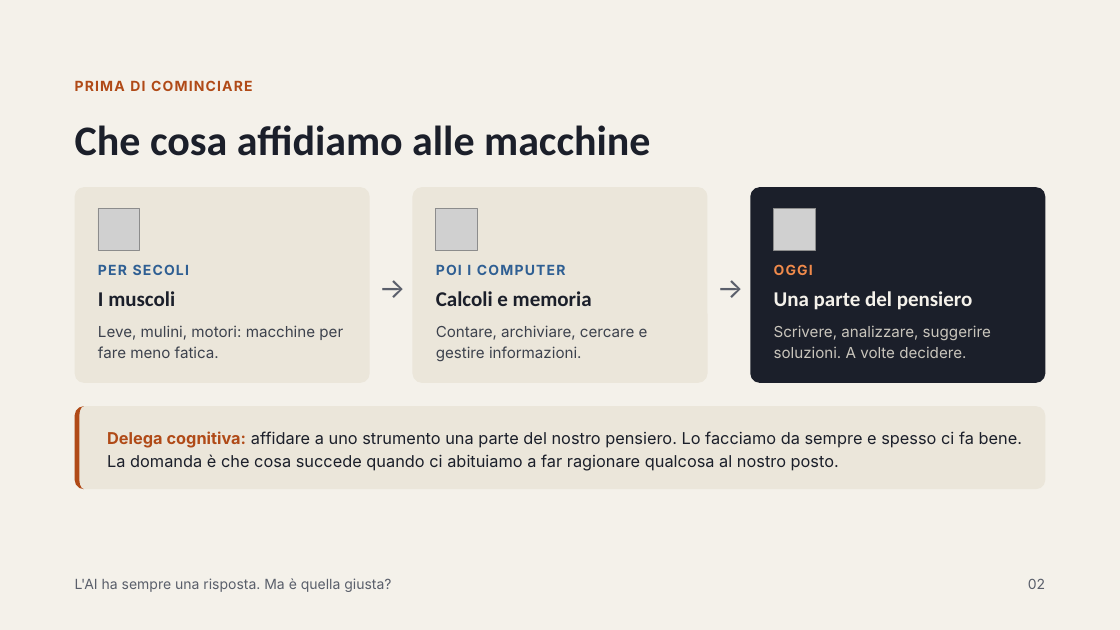
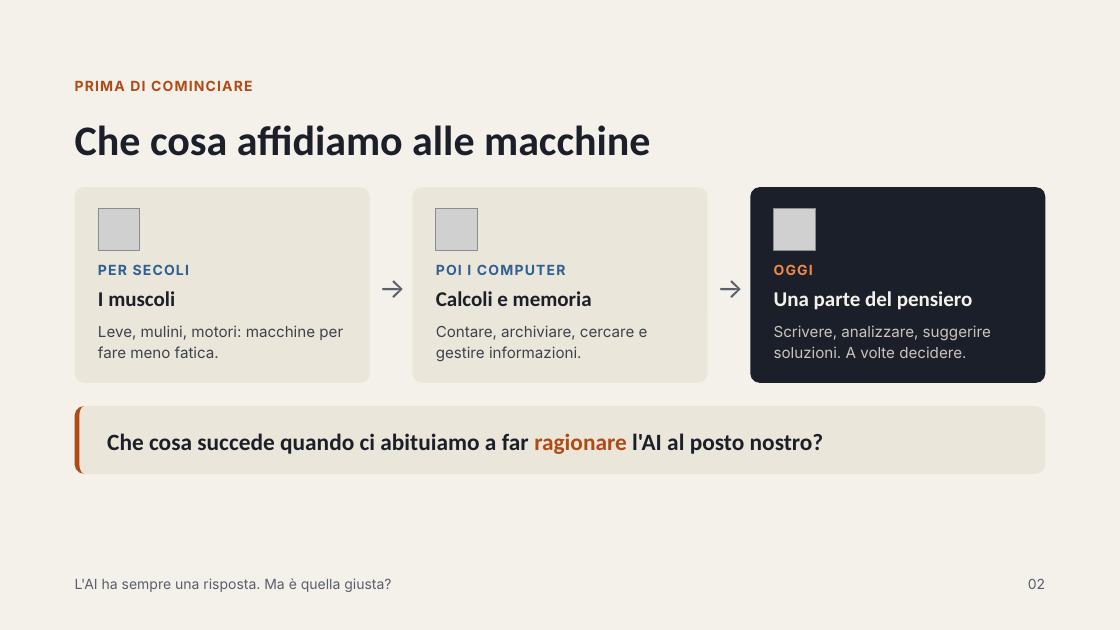
Before and after one commit to ggarofalo-dev/ggarofalo-dev.github.io, a slide deck: slide 2 of AperitivoConLaScienza_V01.pptx. Drawn at 1120x630 pixels with LibreOffice and Linux fonts; fonts in the diff are those of the drawing; grey boxes stand for pictures. Boxes give left, top, right and bottom in pixels: in the first picture for what was removed or moved away, otherwise in the second. Text is boxed around its words. In the diff, an @@ line names an element or a change of style, - is before the commit and + after.

```diff
--- a/AperitivoConLaScienza_V01.pptx
+++ b/AperitivoConLaScienza_V01.pptx
@@ freeform shape: place and size @@
-freeform shape at (75,407,1046,490)
+freeform shape at (75,407,1046,475)
@@ rounded rectangle "Che cosa succede quando ci ...": place and size @@
-rounded rectangle "Che cosa succede quando ci ..." at (75,407,1046,490)
+rounded rectangle "Che cosa succede quando ci ..." at (75,407,1046,475)
@@ rounded rectangle "Che cosa succede quando ci ..." at (75,407,1046,475): proportions changed @@
@@ text in rounded rectangle at (107,433,824,454): text changed; size 14 to 20 pt; font Inter to Calibri; bold on @@
-Delega cognitiva: affidare a uno strumento una parte del nostro pensiero. Lo facciamo da sempre e spesso ci fa bene. La domanda è che cosa succede quando ci abituiamo a far ragionare qualcosa al nostro posto.
+Che cosa succede quando ci abituiamo a far ragionare l'AI al posto nostro?
```
Also in this commit, not shown: 1 other file.
